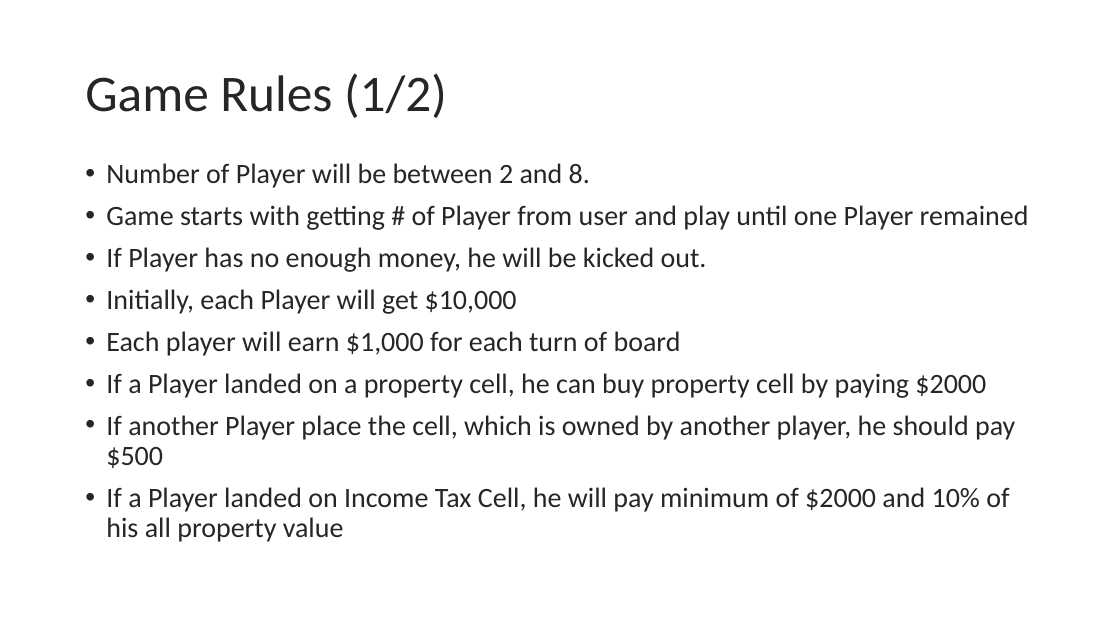
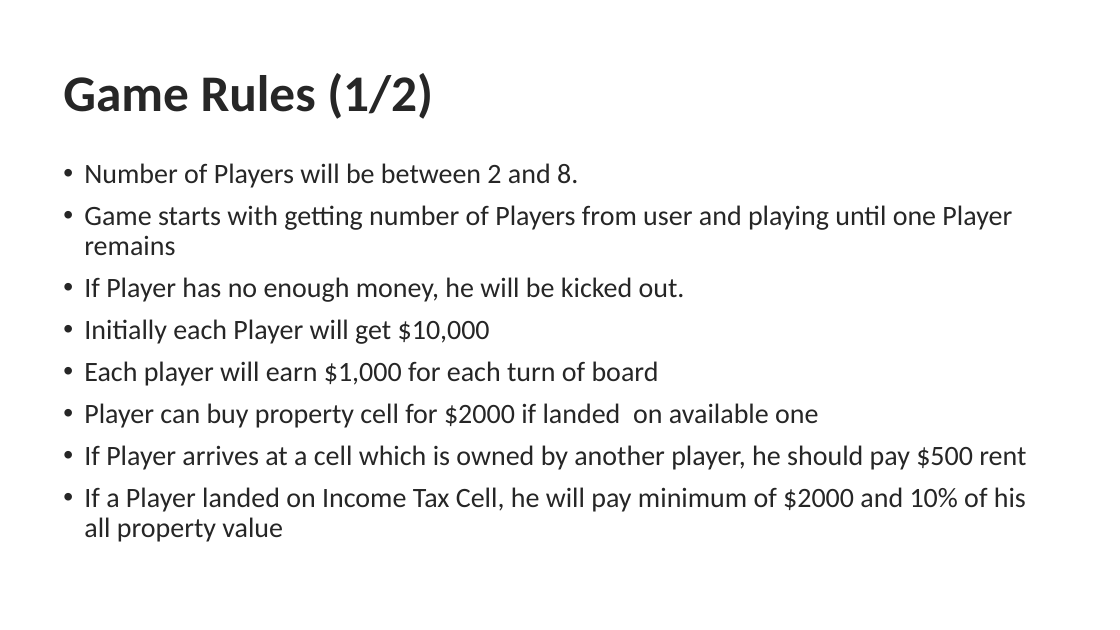
Before and after one commit to HassanNahhal/CS_Proj, a slide deck: slide 3 of Documents/FinalPresentation.pptx. Drawn at 1120x630 pixels with LibreOffice and Linux fonts; fonts in the diff are those of the drawing; background and template pictures are left out. Boxes give left, top, right and bottom in pixels: in the first picture for what was removed or moved away, otherwise in the second. Text is boxed around its words. In the diff, an @@ line names an element or a change of style, - is before the commit and + after.

Commit message:
Add Test mode fix bug at Lot Cell Modify Presentation PPT

```diff
--- a/Documents/FinalPresentation.pptx
+++ b/Documents/FinalPresentation.pptx
@@ title "Game Rules (1/2)": place and size @@
-title "Game Rules (1/2)" at <box>85,73,447,118</box>
+title "Game Rules (1/2)" at <box>63,73,433,119</box>
@@ title "Game Rules (1/2)" at <box>63,73,433,119</box>: bold on @@
@@ text "Number of Players will be ...": place and size @@
-text "Number of Players will be ..." at <box>106,163,1029,542</box>
+text "Number of Players will be ..." at <box>84,163,1026,542</box>
@@ text at <box>84,163,1012,255</box>: text changed @@
-• Number of Player will be between 2 and 8.
-• Game starts with getting # of Player from user and play until one Player remained
+• Number of Players will be between 2 and 8.
+• Game starts with getting number of Players from user and playing until one Player remains
@@ text at <box>84,319,490,344</box>: text changed @@
-• Initially, each Player will get $10,000
+• Initially each Player will get $10,000
@@ text at <box>84,403,1026,470</box>: text changed @@
-• If a Player landed on a property cell, he can buy property cell by paying $2000
-• If another Player place the cell, which is owned by another player, he should pay $500
+• Player can buy property cell for $2000 if landed on available one
+• If Player arrives at a cell which is owned by another player, he should pay $500 rent
```
Also in this commit, not shown: 8 other slides changed, 4 other files.
